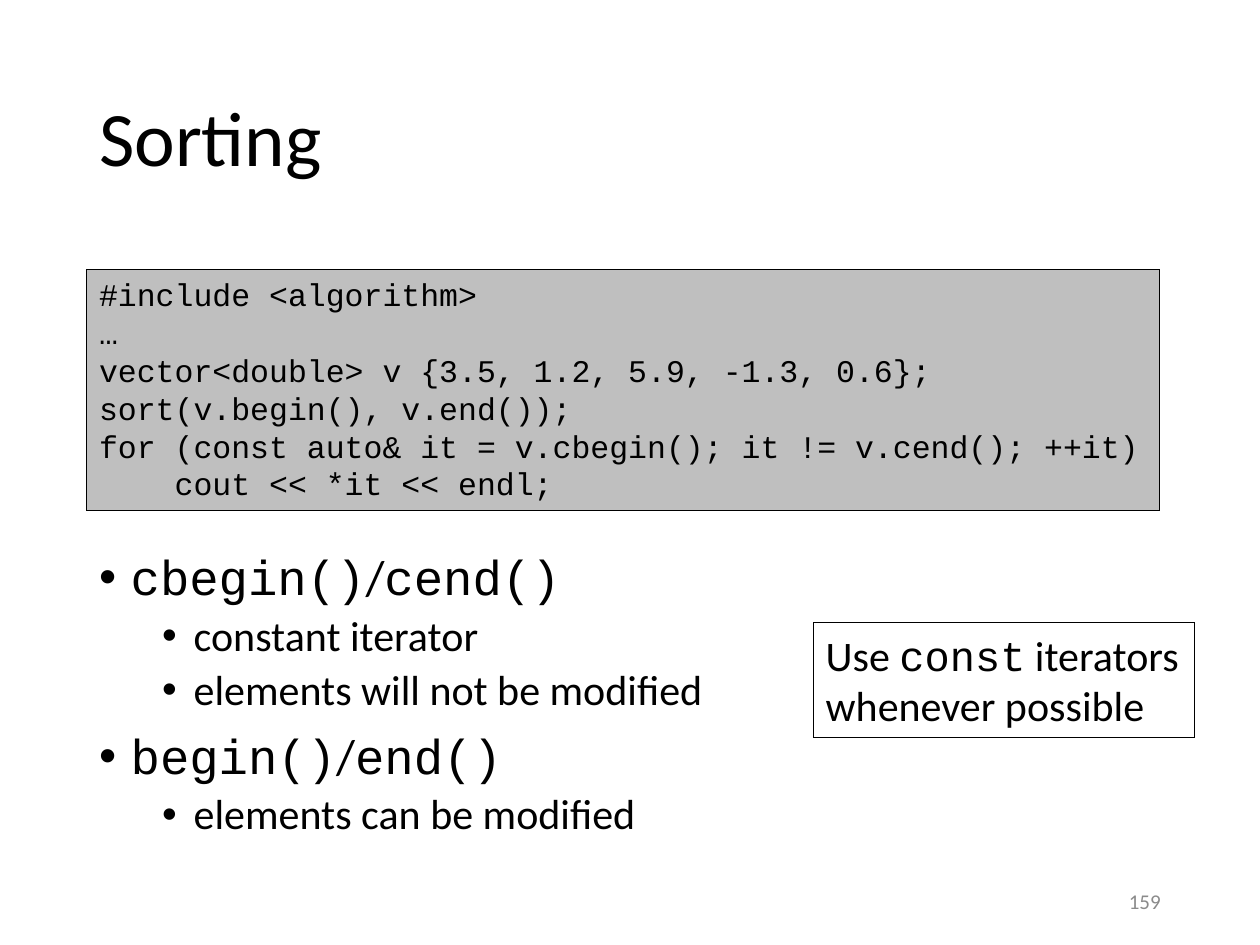
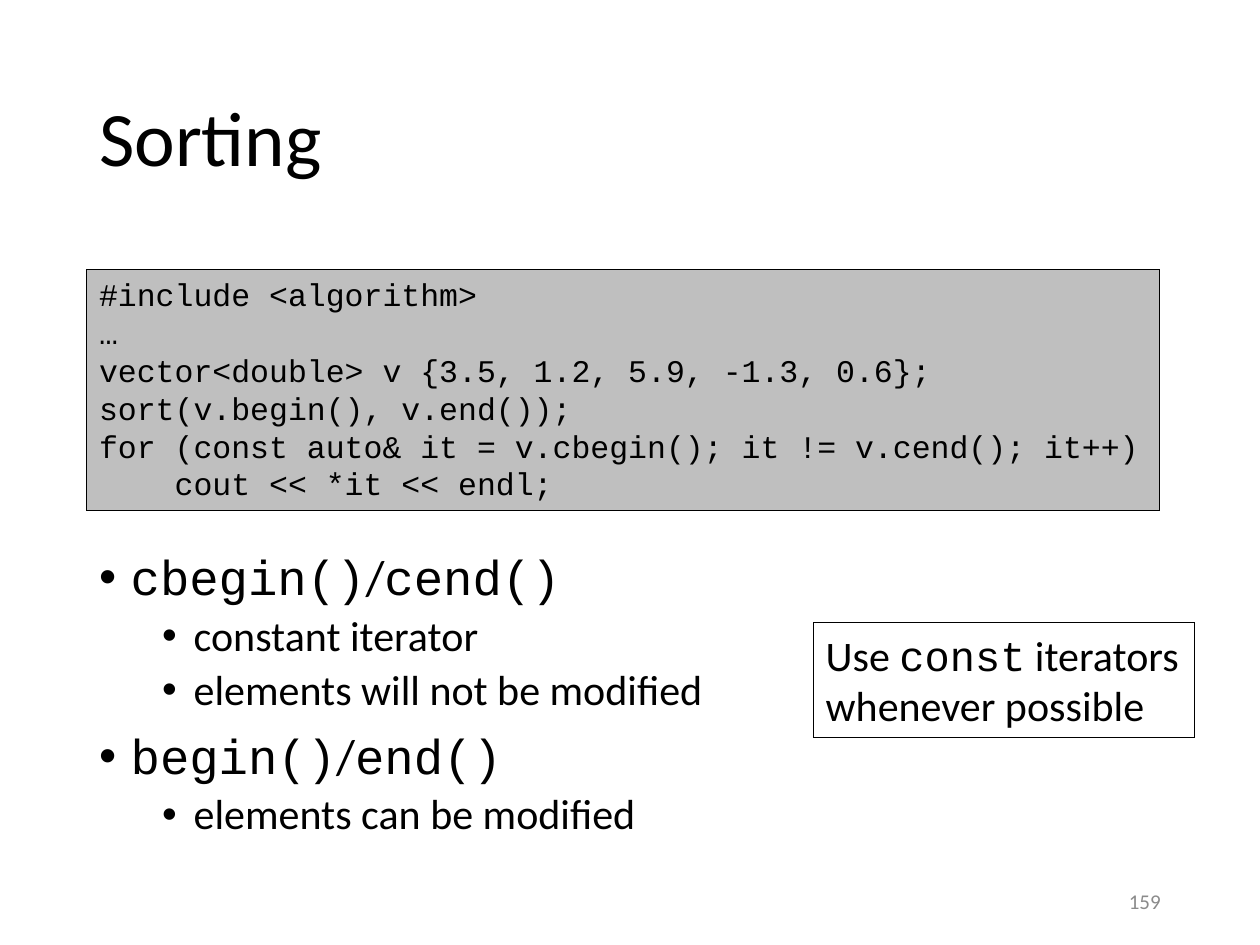
Before and after one commit to gjbex/training-material, a slide deck: slide 159 of CPlusPlus/scientific_cpp.pptx. Drawn at 1260x945 pixels with LibreOffice and Linux fonts; fonts in the diff are those of the drawing. Boxes give left, top, right and bottom in pixels: in the first picture for what was removed or moved away, otherwise in the second. Text is boxed around its words. In the diff, an @@ line names an element or a change of style, - is before the commit and + after.

```diff
--- a/CPlusPlus/scientific_cpp.pptx
+++ b/CPlusPlus/scientific_cpp.pptx
@@ text in rectangle at bbox=[99, 435, 1138, 465]: text changed @@
-for (const auto& it = v.cbegin(); it != v.cend(); ++it)
+for (const auto& it = v.cbegin(); it != v.cend(); it++)
```
Also in this commit, not shown: 25 other slides changed.
